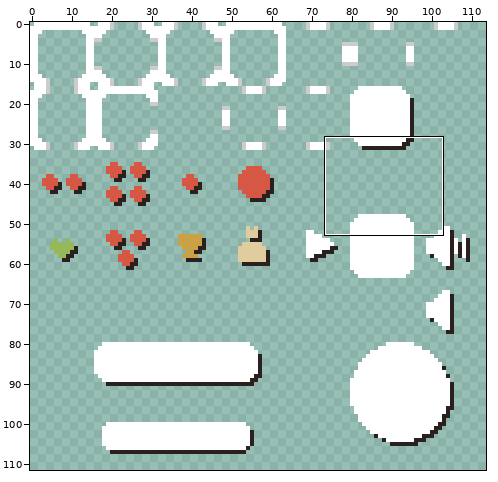
Edited in one commit: sprite sheet (Assets/Texture/123.png). The picture above shows the old version from afar; the outline marks the close-up.
Close-up. Before the edit:
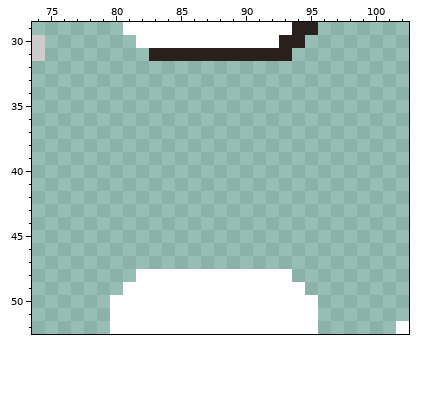
The file is 120x120 pixels. Shown: x 74..102, y 29..52. The wide view leaves out empty margins.
The result:
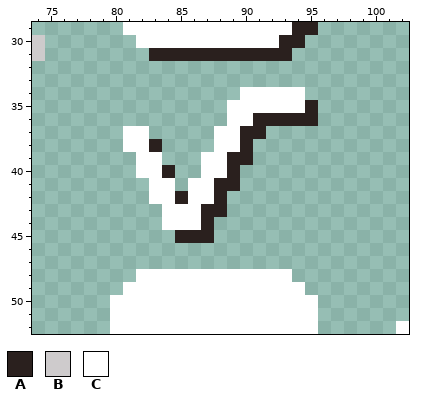
Palette (. is transparent): A #2a201e  B #cecbcc  C #ffffff
Changes in this commit:
Changed rows in their new state; - is an unchanged pixel.
first column x 81:
34 ---------CCCCC-
35 --------CCCCCCA
36 --------CCAAAAA
37 CC-----CCAA----
38 CCA----CCA-----
39 -CC---CCAA-----
40 -CCA--CCA------
41 --CC-CCAA------
42 --CCACCA-------
43 ---CCCAA-------
44 ---CCCA--------
45 ----AAA--------
Boxes around the changes in both close-ups, in picture pixels (x1, y1, x2, y2):
added: (123, 87, 318, 243)
